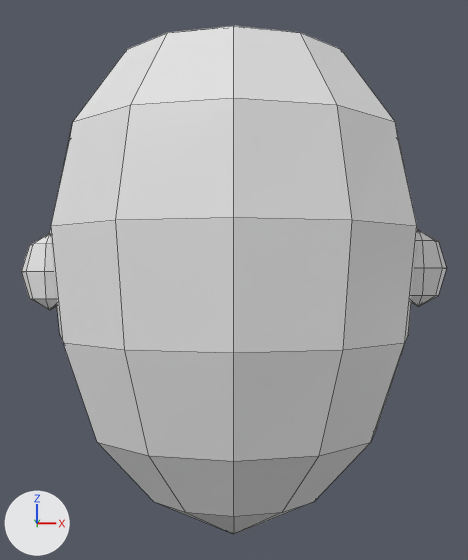
One commit to the Blender file packages/asset-compiler/libraries/base-human/head/head_v001.blend: the scene before it, then after it.
One viewpoint serves both versions: a 50 mm lens placed at (0.0, -1.269, 0.072), pointed at (0.0, 0.035, 0.067). The axes (+X, +Y, +Z) are drawn at lower left. The lights are the same throughout. The older version comes first. Mesh edges are drawn as thin lines on the coarser meshes.

Before the edit, the objects in view are built like this:
```python
me_littleguyheadmesh = bpy.data.meshes.new('LittleGuyHeadMesh')
me_littleguyheadmesh.from_pydata(...)  # 74 vertices, 84 faces; spans x -0.36..0.36, y -0.246..0.3, z -0.42..0.56
me_littleguyheadmesh.materials.append(mat_skin_warm_peach)  # white #e7e7e7
me_sphere = bpy.data.meshes.new('Sphere')
me_sphere.from_pydata(...)  # a UV sphere (8 segments, 4 rings, poles along z) spanning x -1.0..1.0, y -1.0..1.0, z -1.0..1.0
me_sphere.materials.append(mat_skin_warm_peach)  # white #e7e7e7
me_sphere_001 = bpy.data.meshes.new('Sphere.001')
me_sphere_001.from_pydata(...)  # a UV sphere (8 segments, 4 rings, poles along z) spanning x -1.0..1.0, y -1.0..1.0, z -1.0..1.0
me_sphere_001.materials.append(mat_skin_warm_peach)  # white #e7e7e7
ob_ear_left = bpy.data.objects.new('Ear_Left', me_sphere)
ob_ear_left.parent = ob_headassetroot
ob_ear_left.location = (-0.36, 0.0, 0.0833)
ob_ear_left.scale = (0.055, 0.035, 0.075)
ob_ear_right = bpy.data.objects.new('Ear_Right', me_sphere_001)
ob_ear_right.parent = ob_headassetroot
ob_ear_right.location = (0.36, 0.0, 0.0899)
ob_ear_right.scale = (0.055, 0.035, 0.075)
ob_head_littleguy_v001 = bpy.data.objects.new('Head_LittleGuy_v001', me_littleguyheadmesh)
ob_head_littleguy_v001.parent = ob_headassetroot
ob_head_littleguy_v001.location = (0.0, 0.0, 0.0)
ob_head_littleguy_v001.scale = (1.0, 1.3, 1.0)
```
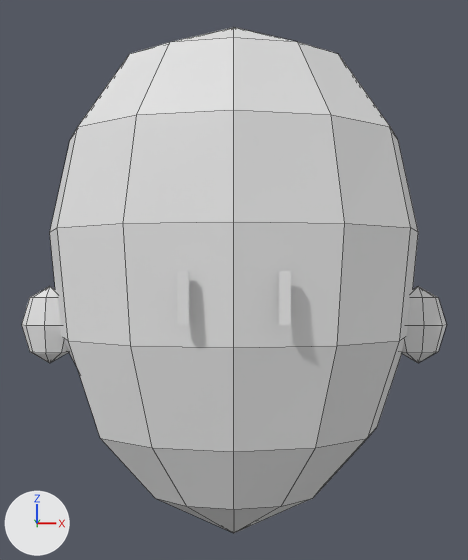
Pixel boxes [x1, y1, x2, y2] of what changed, in the pictures (468 x 560 px):
'Head_LittleGuy_v001', rescaled
    before: [50, 26, 418, 534]
    after: [50, 27, 418, 533]
'Ear_Right', moved
    before: [411, 230, 447, 307]
    after: [402, 286, 446, 363]
'Ear_Left', moved
    before: [21, 233, 57, 310]
    after: [22, 286, 69, 363]

The edits, one by one:
Object 'Head_LittleGuy_v001' (ob_head_littleguy_v001) is rescaled from (1.0, 1.3, 1.0) to (1.0, 1.0, 1.0).
Object 'Ear_Left' (ob_ear_left) moves from (-0.36, 0.0, 0.0833) to (-0.36, 0.0, -0.02).
Object 'Ear_Right' (ob_ear_right) moves from (0.36, 0.0, 0.0899) to (0.36, 0.0, -0.02).
